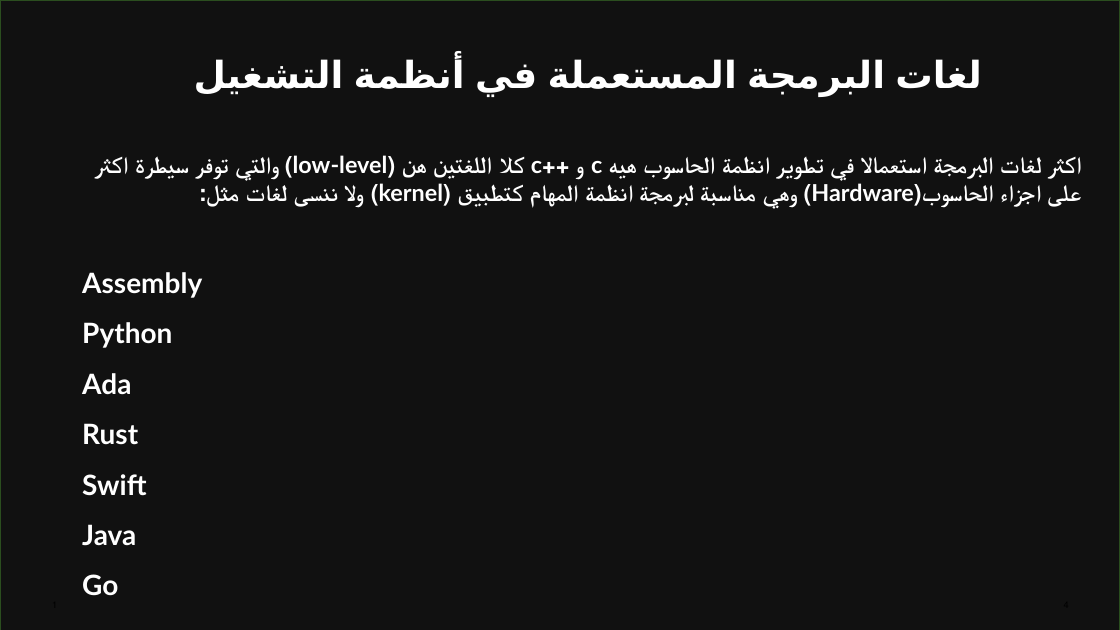
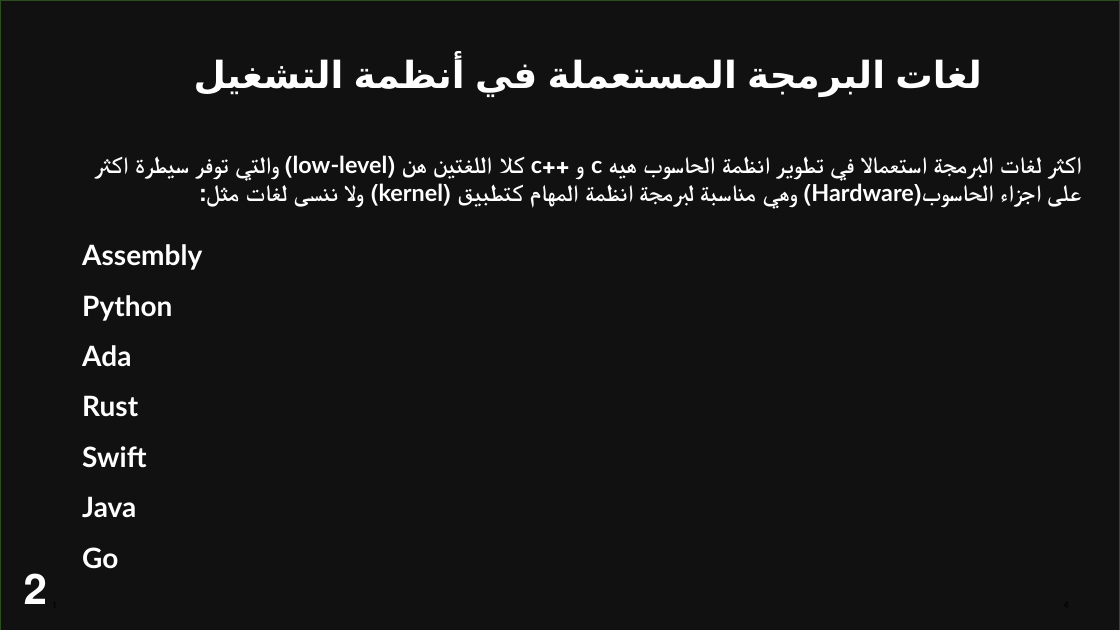
Before and after one commit to fullstackdeveloper3/Songs, a slide deck: slide 4 of gg.pptx. Drawn at 1120x630 pixels with LibreOffice and Linux fonts; fonts in the diff are those of the drawing; background and template pictures are left out; a plain dark background stands for a picture behind light text. Boxes give left, top, right and bottom in pixels: in the first picture for what was removed or moved away, otherwise in the second. Text is boxed around its words. In the diff, an @@ line names an element or a change of style, - is before the commit and + after.

```diff
--- a/gg.pptx
+++ b/gg.pptx
@@ text "Assembly": place and size @@
-text "Assembly" at [82, 272, 202, 596]
+text "Assembly" at [82, 244, 202, 569]
@@ text added at [24, 573, 47, 604], 36 pt, text #FFFFFF, bold @@
+2
```
Also in this commit, not shown: 4 other slides changed, 2 slides added.
